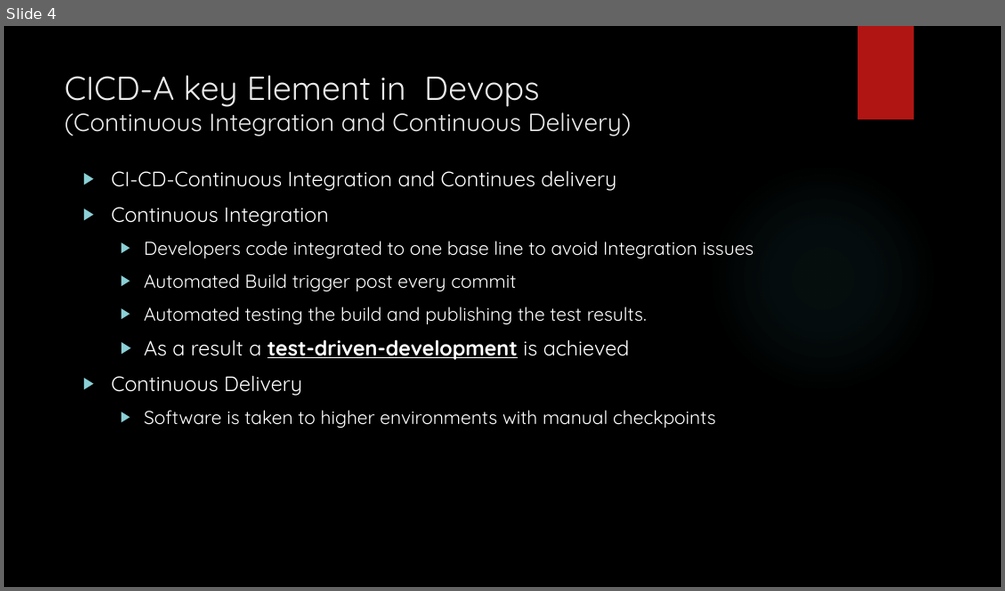
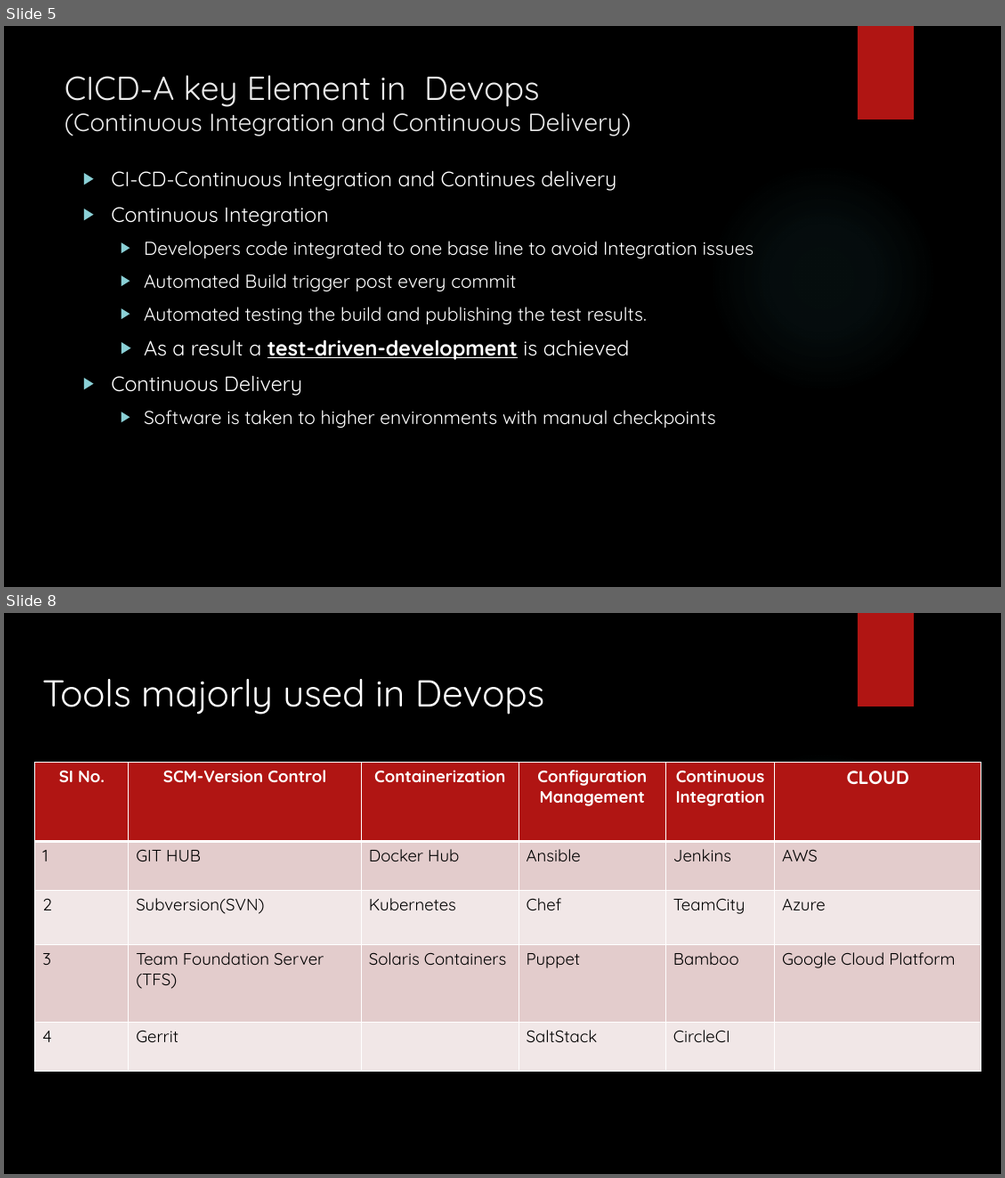
Before and after one commit to vetritamil2425/Uploads, a slide deck: DEVOPS-Demo Session.pptx. Shown one above the other, each under a label of ours: slide 4 before the commit, slides 5 and 8 after it; the slides between them are not shown. The pictures are 1005x591 and 1005x1178 pixels, drawn with LibreOffice and Linux fonts; fonts in the diff are those of the drawing; background and template pictures are left out. Boxes give left, top, right and bottom in pixels: in the first picture for what was removed or moved away, otherwise in the second. Text is boxed around its words. In the diff, an @@ line names an element or a change of style, - is before the commit and + after.

```diff
--- a/DEVOPS-Demo Session.pptx
+++ b/DEVOPS-Demo Session.pptx
@@ slide 8 added at (4, 613, 1001, 1174), background picture (left out); not listed: 2 template elements that a slide beside it also shows @@
@@ text added at (42, 679, 545, 714), 36 pt, text #FFFFFF @@
+Tools majorly used in Devops
@@ table added at (35, 762, 981, 1068), 5 rows, 6 columns @@
+SI No. | SCM-Version Control | Containerization | Configuration Management | Continuous Integration | CLOUD
+1 | GIT HUB | Docker Hub | Ansible | Jenkins | AWS
+2 | Subversion(SVN) | Kubernetes | Chef | TeamCity | Azure
+3 | Team Foundation Server (TFS) | Solaris Containers | Puppet | Bamboo | Google Cloud Platform
+4 | Gerrit |  | SaltStack | CircleCI | 
@@ what was slide 4 is now slide 5 @@
```
Also in this commit, not shown: 3 slides changed, 6 other slides added, 2 slides removed.
